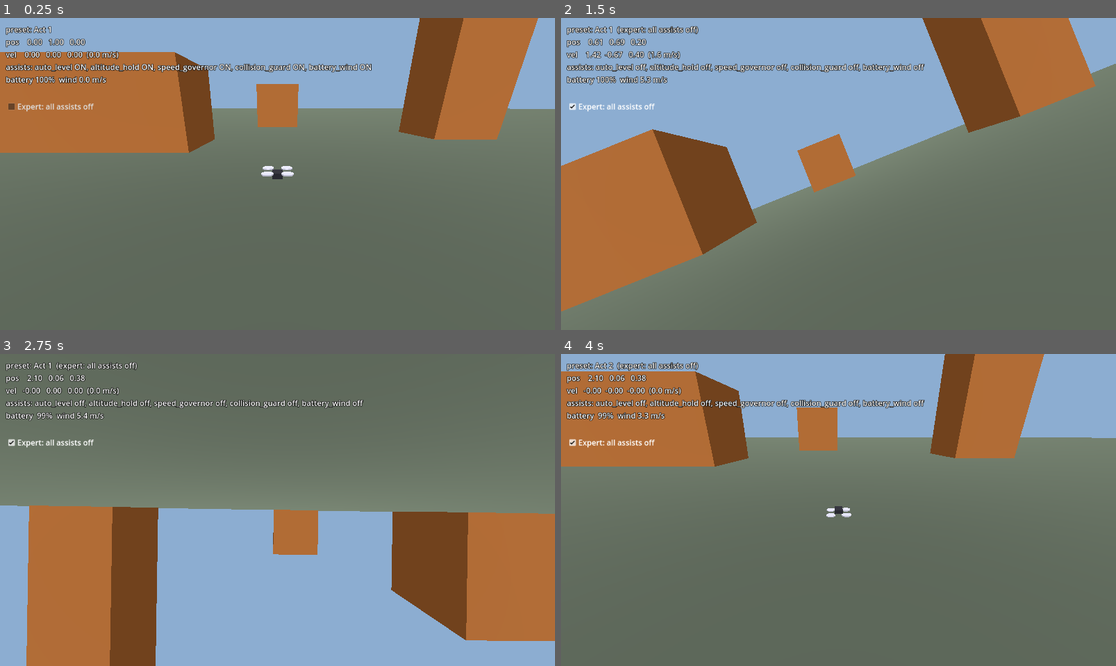
Above: before the commit, frames 1-4 (two rows, left to right).
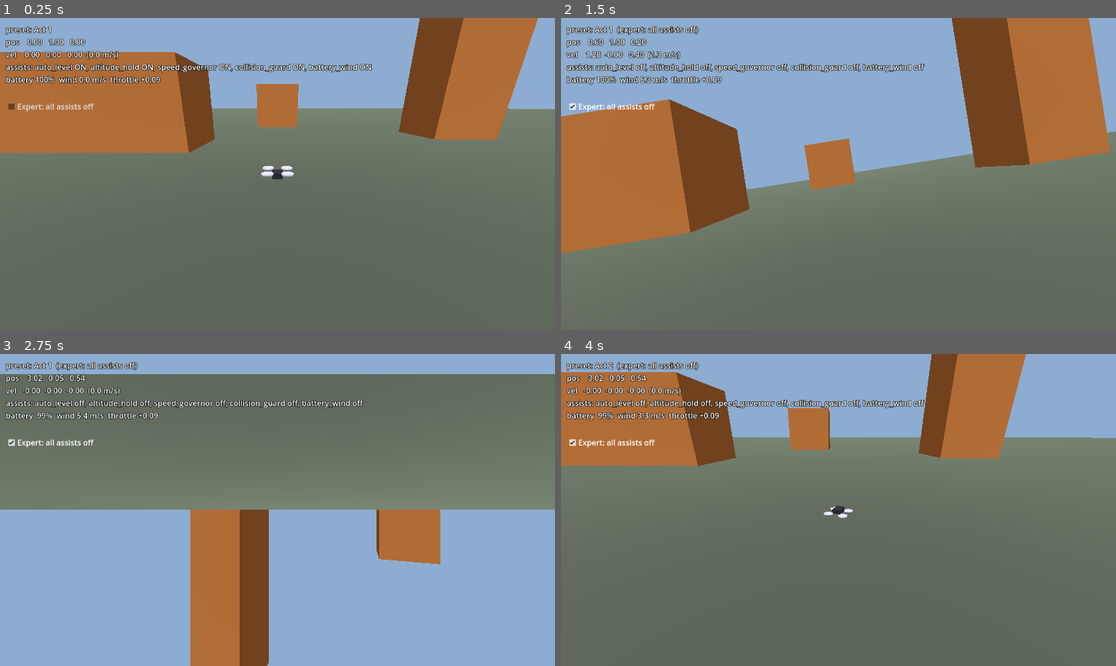
Above: after the commit, the same moments.

Repository: avdrav1/drone-sports
Game: Godot game, scene res://scenes/debug_flight.tscn
Two runs of this game, one before a commit and one after it. Both use one fixed random seed, a clock stepped at 60 frames per second and the inputs below.
Inputs (mouse positions are in pixels of both pictures, inside the frame that each line leads up to):
- Up to frame 1 (0.25 s): no input
- Up to frame 2 (1.5 s): click "Expert: all assists off" at 0.5 s; tap Enter at 1.25 s; move the mouse to (960, 158) at 1.27 s; hold Right (roll_right) from 1.28 s (still down); hold C (cycle_camera) from 1.28 s (still down); click (960, 158) at 1.42 s
- Up to frame 3 (2.75 s): release Right (roll_right) at 2 s; release C (cycle_camera) at 2 s; drag from (166, 525) to (249, 572) at 2.02 s
- Up to frame 4 (4 s): tap F2 (cycle_preset) at 2.75 s; move the mouse to (894, 441) at 2.77 s; hold Right (roll_right) 2.78-3.5 s; hold C (cycle_camera) 2.78-3.5 s; drag from (810, 572) to (672, 463) at 3.52 s

The runs differ from the first frame. In frame 1, 0.2% of the frame differs, in the area x 19-30%, y 18-21%; in frame 2, 17%; in frame 3, 39%, in the area x 0-100%, y 0-100%; in frame 4, 5.2%.

Commit message:
Story 1.9: Keyboard feel
Co-Authored-By: Claude Opus 5.5 <noreply@anthropic.com>

Diff:
--- a/scripts/debug/readout.gd
+++ b/scripts/debug/readout.gd
@@ -19,7 +19,8 @@
 	text = (header + "\n" if header else "") + "pos  %6.2f %6.2f %6.2f\nvel  %6.2f %6.2f %6.2f  (%.1f m/s)\nassists: %s" % [
 		pos.x, pos.y, pos.z, vel.x, vel.y, vel.z, vel.length(), _assists()]
 	if subject is Drone:
-		text += "\nbattery %3d%%  wind %.1f m/s" % [roundi(subject.battery * 100.0), subject.wind_velocity().length()]
+		text += "\nbattery %3d%%  wind %.1f m/s  throttle %+.2f" % [roundi(subject.battery * 100.0),
+			subject.wind_velocity().length(), subject.intent.throttle]
 
 func _assists() -> String:
 	if subject.has_method("assist_summary"):
--- a/scripts/drone/assist_pipeline.gd
+++ b/scripts/drone/assist_pipeline.gd
@@ -14,6 +14,13 @@
 		if a.enabled:
 			a.apply(intent, drone, delta)
 
+## True if an assist with this id is present and on.
+func is_enabled(id: StringName) -> bool:
+	for a in assists():
+		if a.assist_id == id:
+			return a.enabled
+	return false
+
 func apply_stack(stack: AssistStack) -> void:
 	for a in assists():
 		a.enabled = stack.is_on(a.assist_id)
--- a/scripts/drone/pilot_input.gd
+++ b/scripts/drone/pilot_input.gd
@@ -1,11 +1,93 @@
 class_name PilotInput
 extends IntentSource
 # Gamepad and keyboard sticks. Actions are defined in project.godot.
+# Keys are digital, so held keys ramp the stick instead of snapping it, and
+# once altitude hold is off the keyboard throttle stays where it was left.
+# Shaping only: nothing here changes how the drone flies.
+
+const AXES := {
+	&"throttle": [&"throttle_down", &"throttle_up"],
+	&"pitch": [&"pitch_back", &"pitch_forward"],
+	&"roll": [&"roll_left", &"roll_right"],
+	&"yaw": [&"yaw_left", &"yaw_right"],
+}
+
+## Seconds for a held key to move the stick from center to full.
+@export var key_ramp_time := 0.15
+## Expo on pitch, roll, yaw: 0 is linear, 1 is fully cubic.
+@export var expo := 0.4
+## Latched keyboard throttle change per second while W or S is held.
+@export var throttle_nudge_rate := 0.5
+
+## Latched throttle level used while altitude hold is off.
+var throttle_level := 0.0
+var _ramped := {&"throttle": 0.0, &"pitch": 0.0, &"roll": 0.0, &"yaw": 0.0}
+var _latched := false
+var _throttle_from_keys := true
 
 func read_intent() -> Intent:
+	var keys := {}
+	var pad := {}
+	for axis in AXES:
+		var neg: StringName = AXES[axis][0]
+		var pos: StringName = AXES[axis][1]
+		keys[axis] = float(_key_held(pos)) - float(_key_held(neg))
+		pad[axis] = Input.get_axis(neg, pos) if keys[axis] == 0.0 else 0.0
+	return shape(keys, pad, get_physics_process_delta_time(), _wants_latch())
+
+## Pure shaping step. keys: -1/0/1 per axis from the keyboard; pad: analog per axis.
+func shape(keys: Dictionary, pad: Dictionary, delta: float, latch: bool) -> Intent:
 	var i := Intent.new()
-	i.throttle = Input.get_axis("throttle_down", "throttle_up")
-	i.pitch = Input.get_axis("pitch_back", "pitch_forward")
-	i.roll = Input.get_axis("roll_left", "roll_right")
-	i.yaw = Input.get_axis("yaw_left", "yaw_right")
+	for axis in [&"pitch", &"roll", &"yaw"]:
+		i.set(axis, curve(_stick(axis, keys[axis], pad[axis], delta)))
+	if latch and not _latched:
+		throttle_level = _hover_throttle()
+		_throttle_from_keys = true
+	_latched = latch
+	if not latch:
+		i.throttle = _stick(&"throttle", keys.throttle, pad.throttle, delta)
+	elif keys.throttle != 0.0:
+		_throttle_from_keys = true
+		throttle_level = clampf(throttle_level + keys.throttle * throttle_nudge_rate * delta, -1.0, 1.0)
+		i.throttle = throttle_level
+	elif absf(pad.throttle) > 0.0:
+		_throttle_from_keys = false
+		i.throttle = pad.throttle
+	else:
+		i.throttle = throttle_level if _throttle_from_keys else 0.0
 	return i
+
+func curve(x: float) -> float:
+	return x * (1.0 - expo) + x * x * x * expo
+
+func throttle_latched() -> bool:
+	return _latched
+
+# Keys ramp toward their target; an analog pad value is used as is.
+func _stick(axis: StringName, key: float, pad_value: float, delta: float) -> float:
+	if key == 0.0 and pad_value != 0.0:
+		_ramped[axis] = pad_value
+	else:
+		_ramped[axis] = move_toward(_ramped[axis], key, delta / key_ramp_time)
+	return _ramped[axis]
+
+func _key_held(action: StringName) -> bool:
+	for e in InputMap.action_get_events(action):
+		if e is InputEventKey:
+			if e.physical_keycode != KEY_NONE and Input.is_physical_key_pressed(e.physical_keycode):
+				return true
+			if e.keycode != KEY_NONE and Input.is_key_pressed(e.keycode):
+				return true
+	return false
+
+func _drone() -> Drone:
+	return get_parent() as Drone
+
+# Latch only when this input flies a drone whose altitude hold is off.
+func _wants_latch() -> bool:
+	var d := _drone()
+	return d != null and d.assists != null and not d.assists.is_enabled(&"altitude_hold")
+
+func _hover_throttle() -> float:
+	var d := _drone()
+	return Mixer.hover_throttle(d.hover_thrust(), d.max_thrust) if d else 0.0
--- /dev/null
+++ b/tests/test_pilot_input.gd
@@ -0,0 +1,104 @@
+extends RefCounted
+# Story 1.9: keyboard feel.
+
+const Sim = preload("res://tests/sim.gd")
+const DT := 1.0 / 60.0
+
+func _axes(throttle := 0.0, pitch := 0.0, roll := 0.0, yaw := 0.0) -> Dictionary:
+	return {&"throttle": throttle, &"pitch": pitch, &"roll": roll, &"yaw": yaw}
+
+# Feeds the same input for n frames, returns the last intent.
+func _hold(p: PilotInput, keys: Dictionary, pad: Dictionary, frames: int, latch := false) -> Intent:
+	var i: Intent
+	for f in frames:
+		i = p.shape(keys, pad, DT, latch)
+	return i
+
+func test_held_key_ramps_to_full_in_0_15_s() -> bool:
+	var p := PilotInput.new()
+	var first := _hold(p, _axes(0, 1), _axes(), 1).pitch
+	var at_9 := _hold(p, _axes(0, 1), _axes(), 8).pitch # 9 frames = 0.15 s
+	p.free()
+	return first > 0.0 and first < 0.3 and is_equal_approx(at_9, 1.0)
+
+func test_release_returns_to_center_in_0_15_s() -> bool:
+	var p := PilotInput.new()
+	_hold(p, _axes(0, 0, -1), _axes(), 20)
+	var mid := _hold(p, _axes(), _axes(), 4).roll
+	var done := _hold(p, _axes(), _axes(), 5).roll
+	p.free()
+	return mid < -0.05 and done == 0.0
+
+func test_pad_passes_through_without_ramp() -> bool:
+	var p := PilotInput.new()
+	var i := _hold(p, _axes(), _axes(0.7, 0.5, -1.0, 0.2), 1)
+	var ok := is_equal_approx(i.throttle, 0.7) and is_equal_approx(i.pitch, p.curve(0.5)) \
+		and is_equal_approx(i.roll, -1.0) and is_equal_approx(i.yaw, p.curve(0.2))
+	p.free()
+	return ok
+
+func test_expo_keeps_ends_and_softens_middle() -> bool:
+	var p := PilotInput.new()
+	var ok := p.curve(0.0) == 0.0 and is_equal_approx(p.curve(1.0), 1.0) \
+		and is_equal_approx(p.curve(-1.0), -1.0) and p.curve(0.5) < 0.5 \
+		and is_equal_approx(p.curve(-0.5), -p.curve(0.5))
+	p.free()
+	return ok
+
+func test_springy_throttle_with_altitude_hold() -> bool:
+	var p := PilotInput.new()
+	var up := _hold(p, _axes(1), _axes(), 20).throttle
+	var released := _hold(p, _axes(), _axes(), 20).throttle
+	var latched := p.throttle_latched()
+	p.free()
+	return is_equal_approx(up, 1.0) and released == 0.0 and not latched
+
+func test_latched_throttle_starts_at_hover_and_holds() -> bool:
+	var d := Sim.drone(Sim.intent())
+	var p := PilotInput.new()
+	d.add_child(p)
+	var hover := Mixer.hover_throttle(d.hover_thrust(), d.max_thrust)
+	var start := _hold(p, _axes(), _axes(), 1, true).throttle
+	var nudged := _hold(p, _axes(1), _axes(), 60, true).throttle # 1 s of W
+	var held := _hold(p, _axes(), _axes(), 60, true).throttle
+	var down := _hold(p, _axes(-1), _axes(), 30, true).throttle # 0.5 s of S
+	d.free()
+	return is_equal_approx(start, hover) and is_equal_approx(nudged, hover + 0.5) \
+		and is_equal_approx(held, nudged) and is_equal_approx(down, hover + 0.25)
+
+func test_pad_throttle_takes_over_latch() -> bool:
+	var p := PilotInput.new()
+	_hold(p, _axes(1), _axes(), 30, true)
+	var pad := _hold(p, _axes(), _axes(-0.6), 1, true).throttle
+	var after := _hold(p, _axes(), _axes(), 1, true).throttle
+	var keys_back := _hold(p, _axes(1), _axes(), 1, true).throttle
+	p.free()
+	return is_equal_approx(pad, -0.6) and after == 0.0 and keys_back > 0.0
+
+func test_latch_follows_altitude_hold_in_debug_scene() -> bool:
+	var scene: Node = Sim.add(load("res://scenes/debug_flight.tscn").instantiate())
+	var pilot: PilotInput = scene.get_node("Drone/PilotInput")
+	await Sim.physics_frames(2)
+	var act1 := pilot.throttle_latched()
+	scene.preset_index = 2 # Act 3: altitude hold off
+	scene.apply_preset()
+	await Sim.physics_frames(2)
+	var act3 := pilot.throttle_latched()
+	scene.free()
+	return not act1 and act3
+
+func test_real_key_events_drive_pitch() -> bool:
+	var d := Sim.drone(Sim.intent())
+	var p := PilotInput.new()
+	d.add_child(p)
+	var ev := InputEventKey.new()
+	ev.keycode = KEY_UP
+	ev.pressed = true
+	Input.parse_input_event(ev)
+	await Sim.physics_frames(2)
+	var i := p.read_intent()
+	ev.pressed = false
+	Input.parse_input_event(ev)
+	await Sim.physics_frames(2)
+	d.free()
+	return i.pitch > 0.0
Not shown, added: tests/test_pilot_input.gd.uid
Not shown, changed: docs/BACKLOG.md
